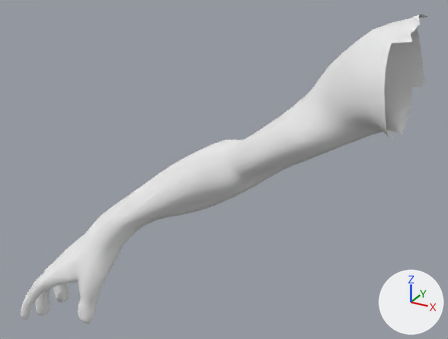
The OBJ model assets/humanlefthand.obj, before and after one commit.
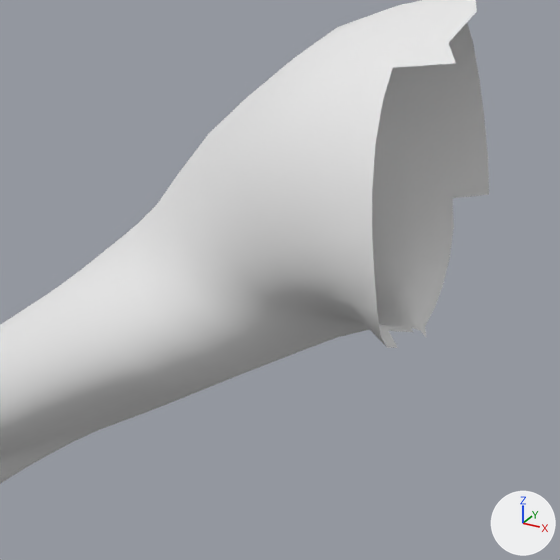
There are two pictures of each version: one whole from a camera (50 mm lens) standing at (-0.089, -2.349, 5.289) and looking at (-1.361, -0.037, 4.133), one close up on the part from 58% to 100% of the width and 6% to 62% of the height. Arrows for +X, +Y and +Z are at lower right; the lights stay in place. Where no turn or scale is listed for an object, it has been applied to the vertices.

Names of what the first close-up shows: 'lowman_shoes'.
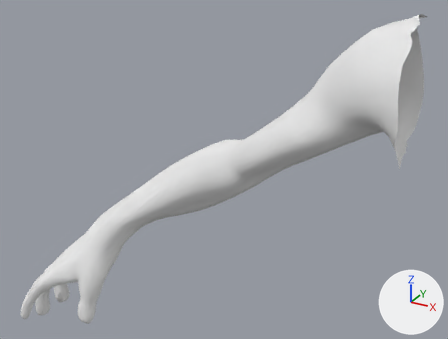
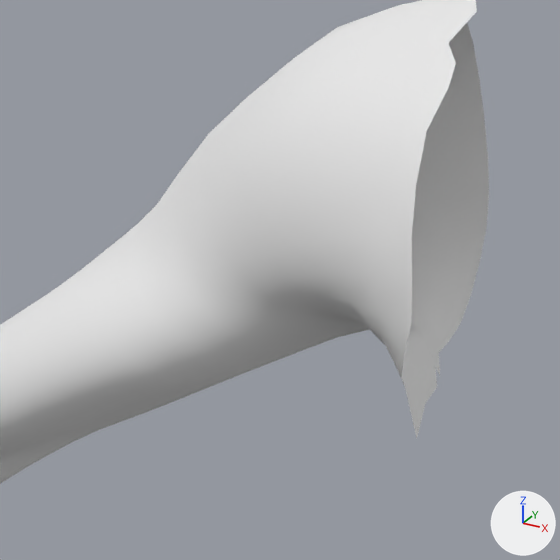
The newer file is also turned or shifted as a whole; pictures and numbers use the older file's frame.

Edits to the bpy script that builds the scene:
```text
Change me_lowman_shoes:
    used by ob_lowman_shoes; location = (0.0, 0.0, 0.0)
    remove me_lowman_shoes.from_pydata(...)  # 2668 vertices, 5298 faces; spans x -2.31..-0.57, y -0.53..0.31, z 3.23..4.88
    add me_lowman_shoes.from_pydata(...)  # 2696 vertices, 5357 faces; spans x -2.31..-0.54, y -0.53..0.31, z 3.23..4.88
    me_lowman_shoes part 1
    28 vertices are added at x -0.58..-0.54, y -0.25..0.29, z 4.36..4.79
    59 new faces join them
```

Where the change shows, as pixel boxes [x1, y1, x2, y2] in the close-ups (560 x 560 px):
part 1 of me_lowman_shoes, added
    after: [372, 63, 489, 438]
